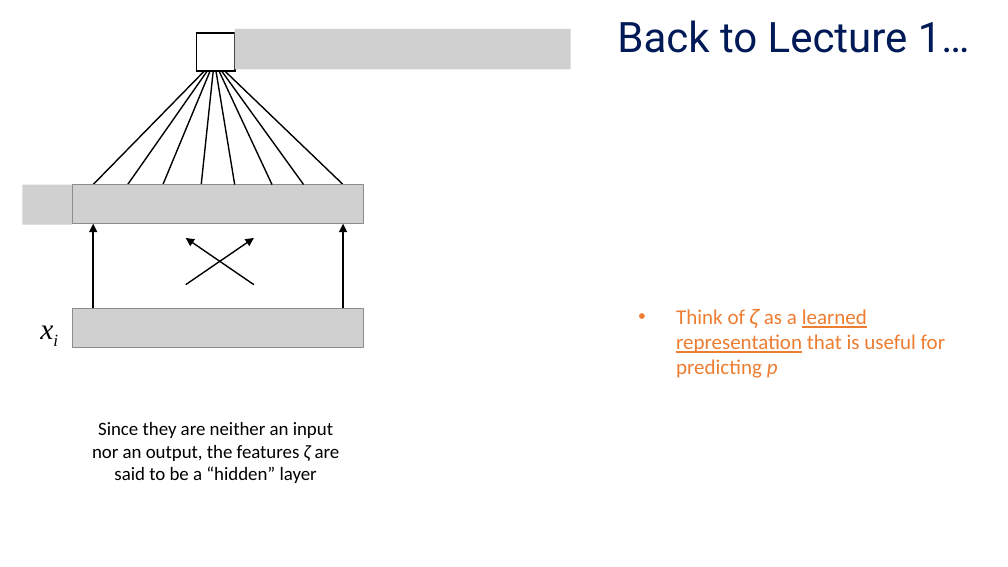
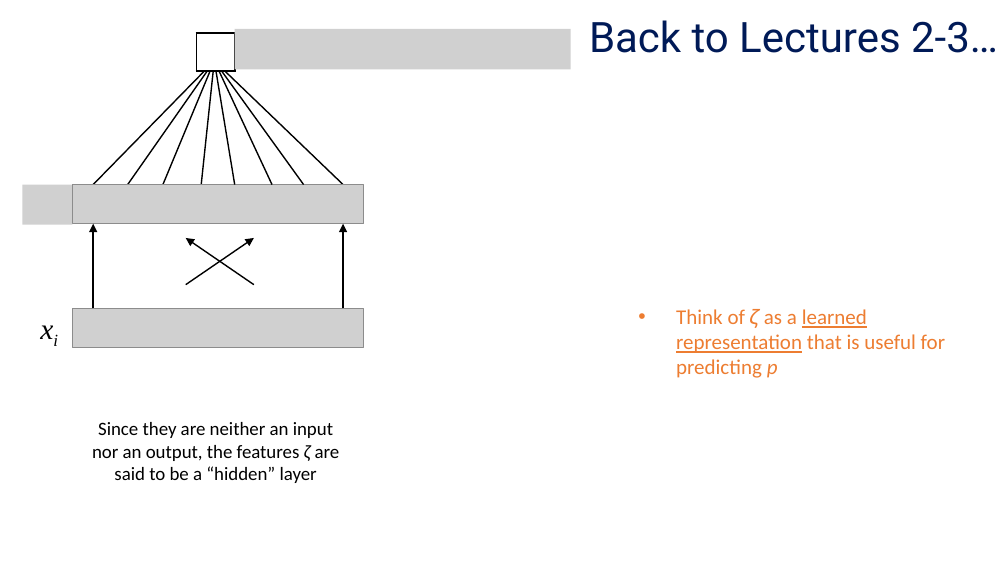
Before and after one commit to mengelhard/bsrt_ml4h, a slide deck: slide 29 of lectures/al12.pptx. Drawn at 1008x567 pixels with LibreOffice and Linux fonts; fonts in the diff are those of the drawing; grey boxes stand for pictures. Boxes give left, top, right and bottom in pixels: in the first picture for what was removed or moved away, otherwise in the second. Text is boxed around its words. In the diff, an @@ line names an element or a change of style, - is before the commit and + after.

```diff
--- a/lectures/al12.pptx
+++ b/lectures/al12.pptx
@@ text at box(589, 20, 998, 53): text changed @@
-Back to Lecture 1…
+Back to Lectures 2-3…
```
Also in this commit, not shown: 2 other slides changed, 1 slide added, 1 other file.
